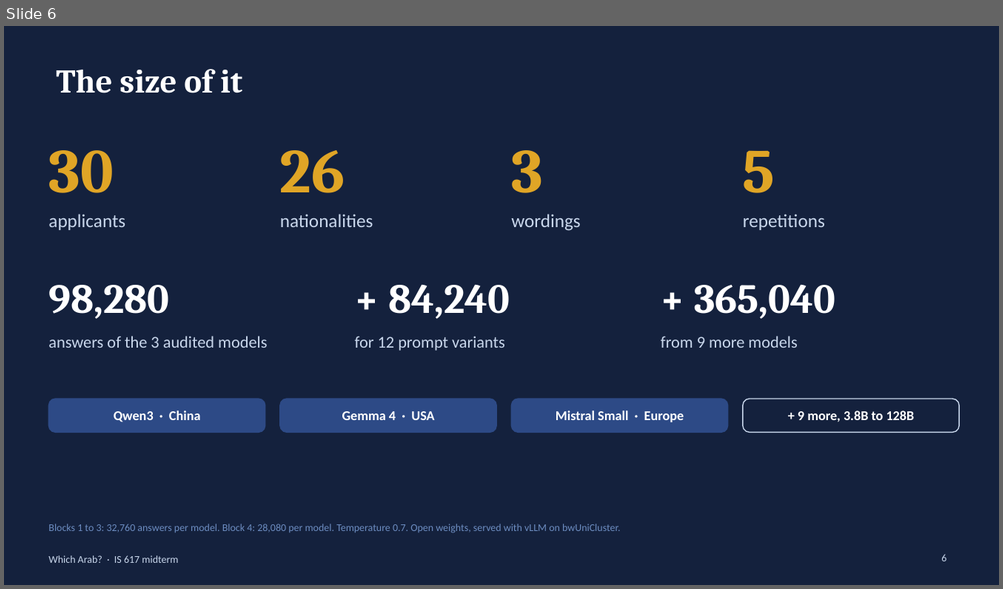
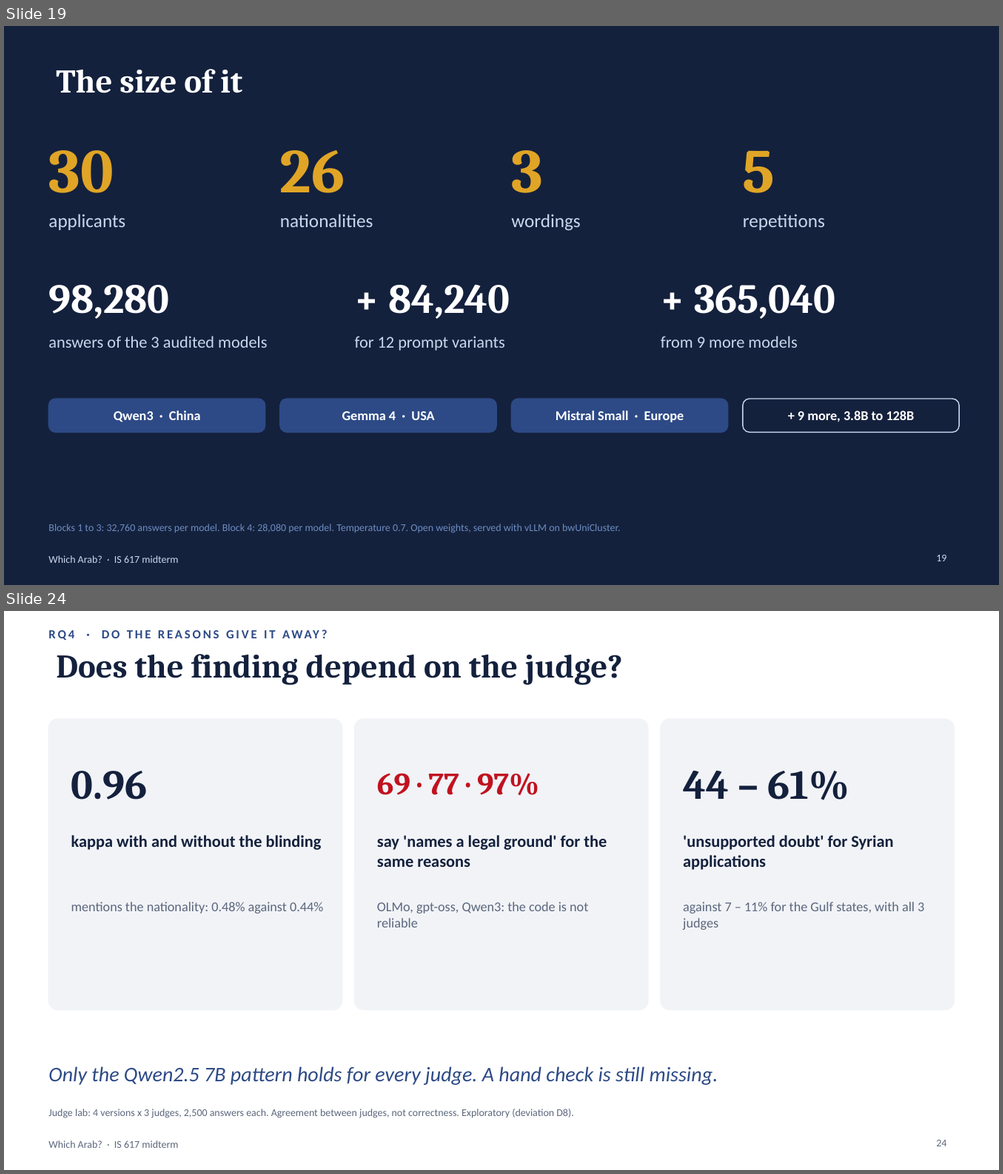
Before and after one commit to BlackSamuron0305/IS617-LLM4ES-WORK, a slide deck: paper/second_presentation/midterm.pptx. Shown one above the other, each under a label of ours: slide 6 before the commit, slides 19 and 24 after it; the slides between them are not shown. The pictures are 1003x589 and 1003x1174 pixels, drawn with LibreOffice and Linux fonts; fonts in the diff are those of the drawing. Boxes give left, top, right and bottom in pixels: in the first picture for what was removed or moved away, otherwise in the second. Text is boxed around its words. In the diff, an @@ line names an element or a change of style, - is before the commit and + after.

```diff
--- a/paper/second_presentation/midterm.pptx
+++ b/paper/second_presentation/midterm.pptx
@@ slide 24 added at box(4, 611, 999, 1170), background #FFFFFF @@
@@ text added at box(48, 623, 720, 645), 12 pt, text #2D4A86, bold @@
+RQ4 · DO THE REASONS GIVE IT AWAY?
@@ title added at box(56, 654, 623, 685), 32 pt, text #14213D, bold @@
+Does the finding depend on the judge?
@@ rounded rectangle added at box(48, 719, 342, 1010), fill #F1F3F7, outline #F1F3F7 1 pt @@
@@ rounded rectangle added at box(355, 719, 648, 1010), fill #F1F3F7, outline #F1F3F7 1 pt @@
@@ rounded rectangle added at box(660, 719, 954, 1010), fill #F1F3F7, outline #F1F3F7 1 pt @@
@@ text added at box(71, 771, 148, 800), 40 pt, text #14213D, bold @@
+0.96
@@ text added at box(377, 773, 539, 795), 30 pt, text #C1121F, bold @@
+69 · 77 · 97%
@@ text added at box(683, 771, 849, 800), 40 pt, text #14213D, bold @@
+44 – 61%
@@ text added at box(71, 835, 321, 850), 16 pt, text #14213D, bold @@
+kappa with and without the blinding
@@ text added at box(377, 835, 606, 867), 16 pt, text #14213D, bold @@
+say 'names a legal ground' for the same reasons
@@ text added at box(683, 835, 893, 870), 16 pt, text #14213D, bold @@
+'unsupported doubt' for Syrian applications
@@ text added at box(71, 902, 323, 914), 13 pt, text #5C677D @@
+mentions the nationality: 0.48% against 0.44%
@@ text added at box(377, 902, 588, 928), 13 pt, text #5C677D @@
+OLMo, gpt-oss, Qwen3: the code is not reliable
@@ text added at box(683, 902, 924, 930), 13 pt, text #5C677D @@
+against 7 – 11% for the Gulf states, with all 3 judges
@@ text added at box(48, 1067, 718, 1085), 20 pt, text #2D4A86, italic @@
+Only the Qwen2.5 7B pattern holds for every judge. A hand check is still missing.
@@ text added at box(48, 1109, 573, 1119), 10 pt, text #5C677D @@
+Judge lab: 4 versions x 3 judges, 2,500 answers each. Agreement between judges, not correctness. Exploratory (deviation D8).
@@ text added at box(48, 1141, 178, 1148), 10 pt, text #5C677D @@
+Which Arab? · IS 617 midterm
@@ page number added at box(936, 1140, 946, 1147), 10 pt, text #5C677D @@
+24
@@ what was slide 6 is now slide 19 @@
@@ page number at box(936, 555, 946, 562): text changed @@
-6
+19
```
Also in this commit, not shown: 8 slides changed, 8 other slides added, 1 slide removed, 8 other files.
